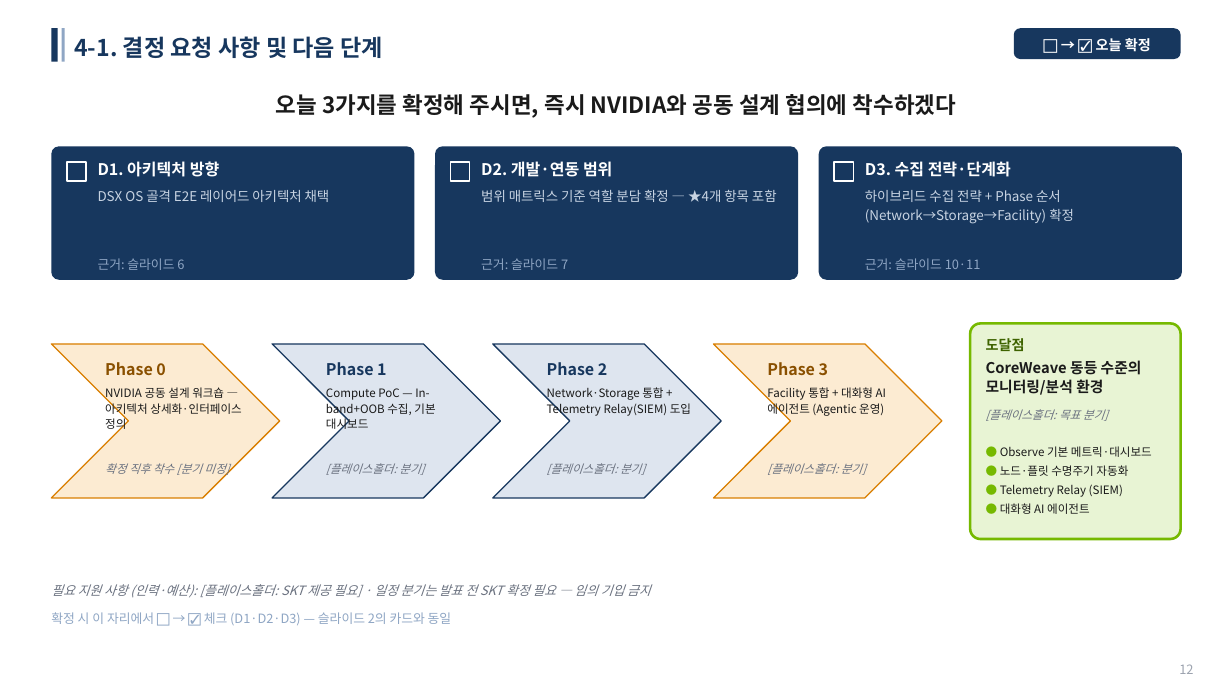
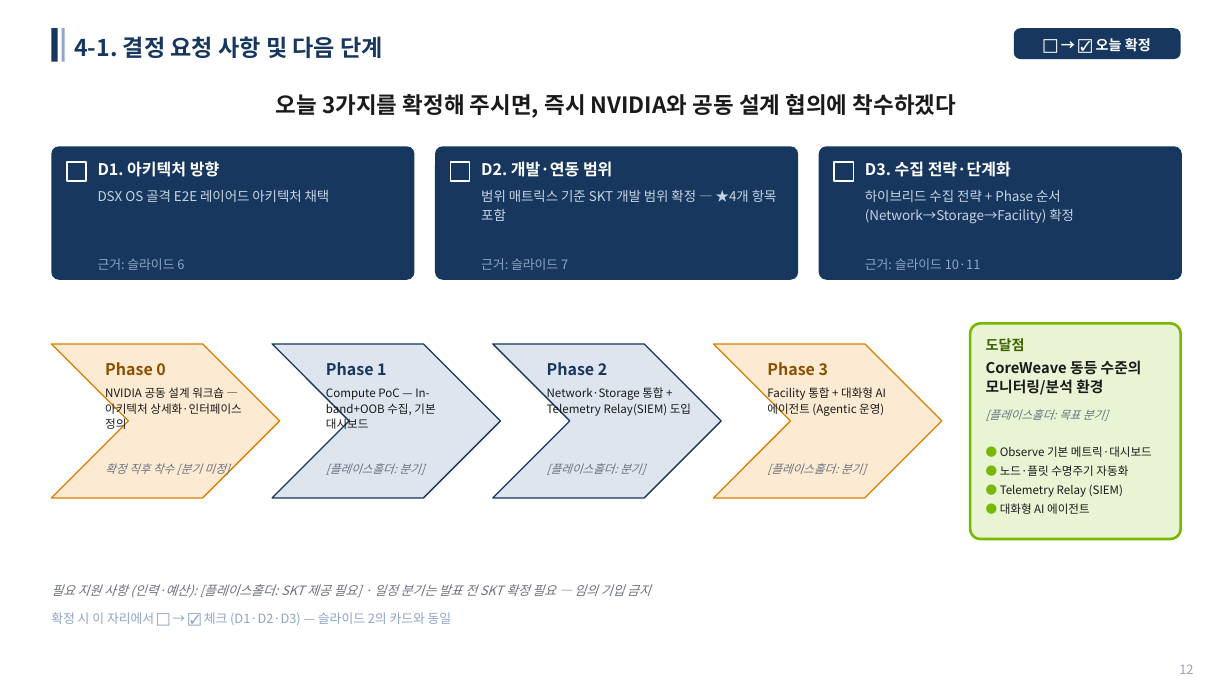
Before and after one commit to daniel980/encry, a slide deck: slide 12 of _workspace/NVIDIA_DSX_OS_E2E_Observability_논의.pptx. Drawn at 1232x693 pixels with LibreOffice and Linux fonts; fonts in the diff are those of the drawing. Boxes give left, top, right and bottom in pixels: in the first picture for what was removed or moved away, otherwise in the second. Text is boxed around its words. In the diff, an @@ line names an element or a change of style, - is before the commit and + after.

```diff
--- a/_workspace/NVIDIA_DSX_OS_E2E_Observability_논의.pptx
+++ b/_workspace/NVIDIA_DSX_OS_E2E_Observability_논의.pptx
@@ text at box(481, 190, 777, 221): text changed @@
-범위 매트릭스 기준 역할 분담 확정 — ★4개 항목 포함
+범위 매트릭스 기준 SKT 개발 범위 확정 — ★4개 항목 포함
```
Also in this commit, not shown: 7 other slides changed, 3 other files.
